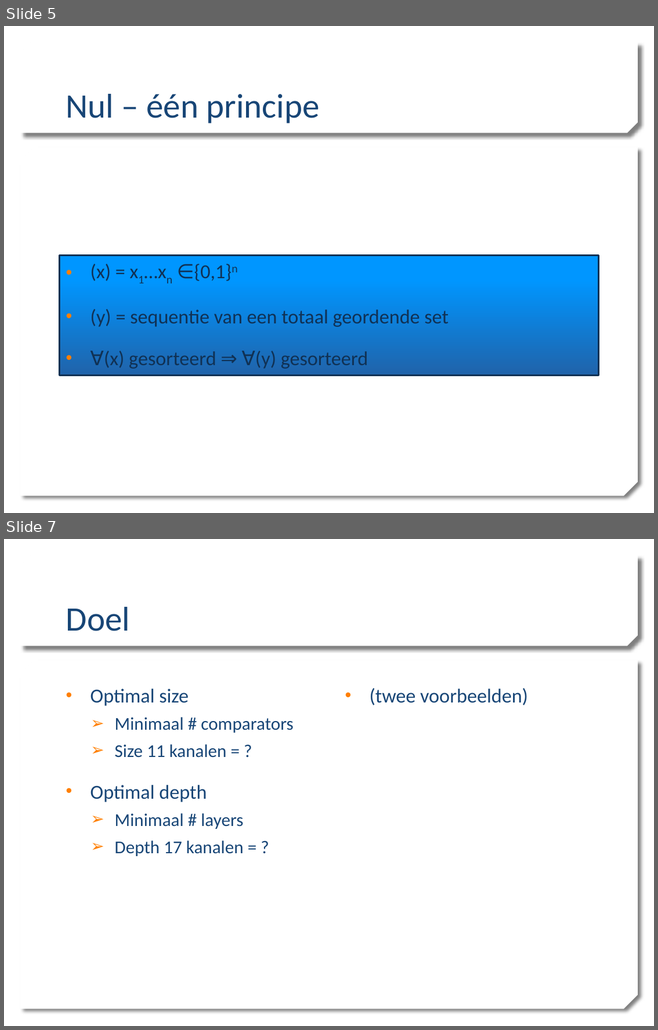
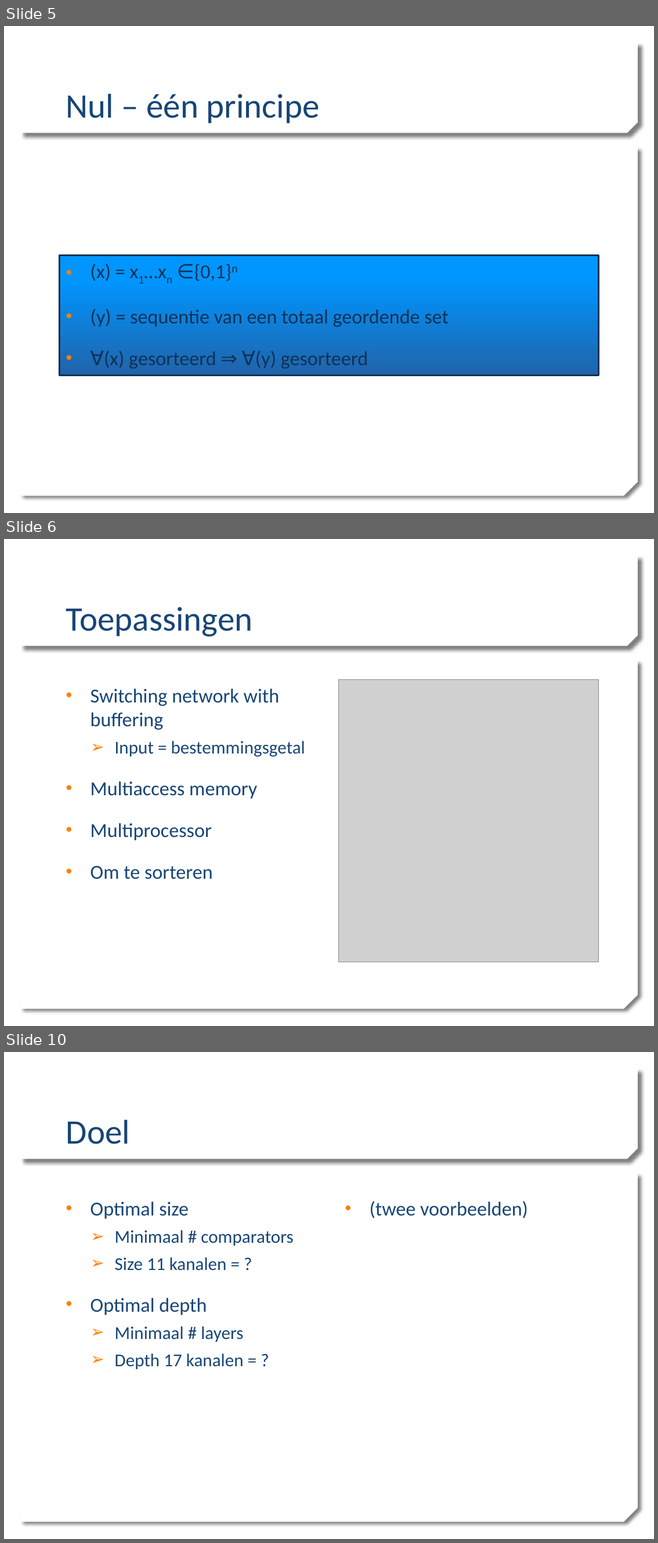
Before and after one commit to mdekempeneer/Research-Optimal-Size-Sorting-Networks, a slide deck: PPP1_WV.pptx. Shown one above the other, each under a label of ours: slides 5 and 7 before the commit, slides 5, 6 and 10 after it; the slides between them are not shown. The pictures are 658x1030 and 658x1543 pixels, drawn with LibreOffice and Linux fonts; fonts in the diff are those of the drawing; grey boxes stand for pictures; background and template pictures are left out. Boxes give left, top, right and bottom in pixels: in the first picture for what was removed or moved away, otherwise in the second. Text is boxed around its words. In the diff, an @@ line names an element or a change of style, - is before the commit and + after.

```diff
--- a/PPP1_WV.pptx
+++ b/PPP1_WV.pptx
@@ slide 6 added at <box>4,539,654,1026</box>, background picture (left out); not listed: 2 template elements that a slide beside it also shows @@
@@ title added at <box>66,607,253,636</box>, 38 pt, text #174576 @@
+Toepassingen
@@ text added at <box>90,689,305,879</box>, 22 pt, text #174576 @@
+• Switching network with buffering
+  ➢ Input = bestemmingsgetal
+• Multiaccess memory
+• Multiprocessor
+• Om te sorteren
@@ picture added at <box>339,680,598,962</box> @@
@@ what was slide 7 is now slide 10 @@
```
Also in this commit, not shown: 4 slides changed, 5 other slides added, 1 slide removed.
